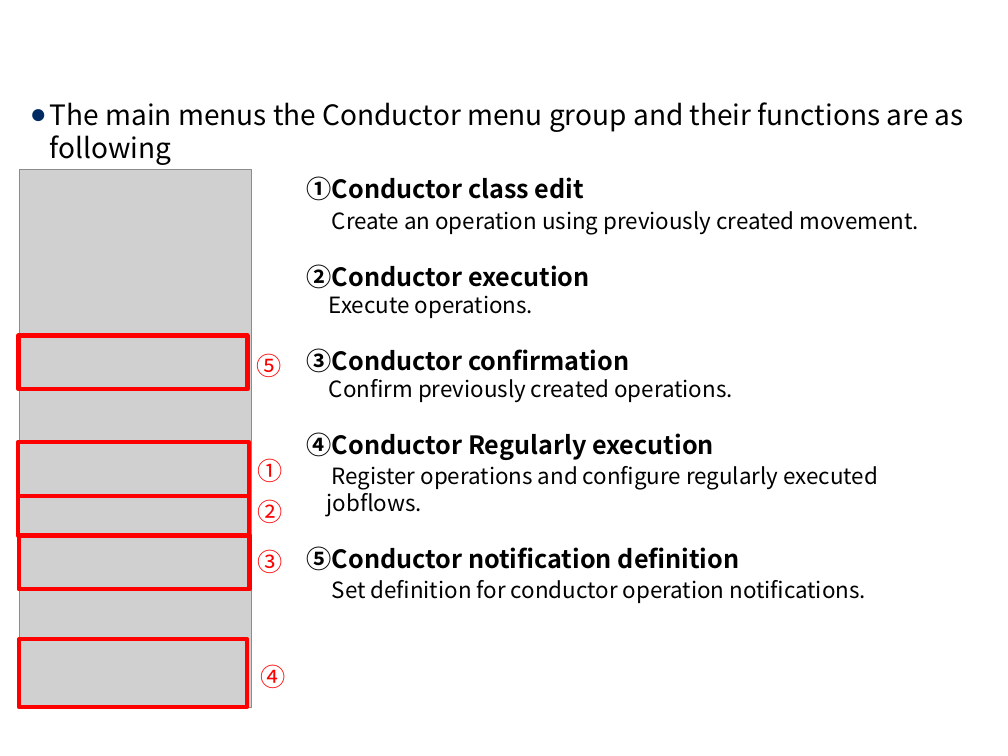
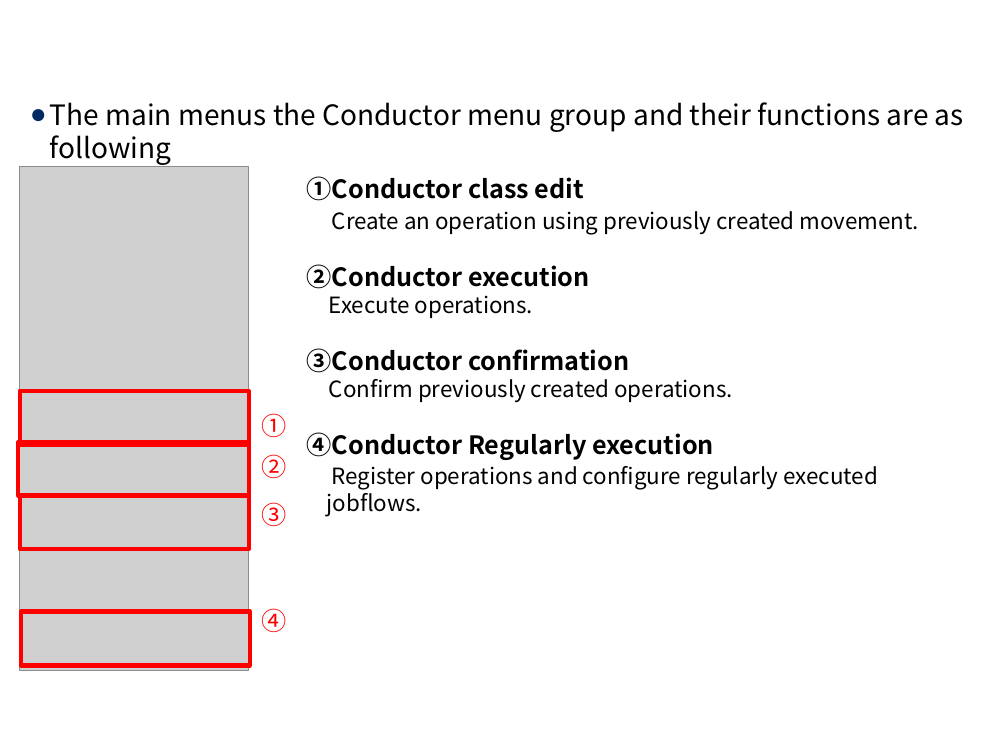
Before and after one commit to exastro-suite/it-automation-docs, a slide deck: slide 8 of asset/Learn/ITA-Conductor_en.pptx. Drawn at 1008x756 pixels with LibreOffice and Linux fonts; fonts in the diff are those of the drawing; grey boxes stand for pictures; background and template pictures are left out. Boxes give left, top, right and bottom in pixels: in the first picture for what was removed or moved away, otherwise in the second. Text is boxed around its words. In the diff, an @@ line names an element or a change of style, - is before the commit and + after.

```diff
--- a/asset/Learn/ITA-Conductor_en.pptx
+++ b/asset/Learn/ITA-Conductor_en.pptx
@@ picture: place and size @@
-picture at <box>19,169,252,707</box>
+picture at <box>20,167,249,670</box>
@@ rectangle removed at <box>18,336,247,390</box> @@
@@ text removed at <box>257,353,282,377</box> @@
-⑤
@@ rectangle: place and size @@
-rectangle at <box>18,496,249,535</box>
+rectangle at <box>20,391,249,446</box>
@@ rectangle: place and size @@
-rectangle at <box>19,535,250,590</box>
+rectangle at <box>20,495,249,549</box>
@@ 3 texts: place and size @@
-3 texts at <box>257,458,282,573</box>
+3 texts at <box>261,413,287,526</box>
@@ text at <box>307,546,865,603</box>: paragraphs removed @@
-⑤Conductor notification definition
-Set definition for conductor operation notifications.
@@ rectangle: place and size @@
-rectangle at <box>19,639,248,707</box>
+rectangle at <box>21,612,250,666</box>
@@ text "④": place and size @@
-text "④" at <box>261,664,286,688</box>
+text "④" at <box>262,608,287,632</box>
```
Also in this commit, not shown: 17 other slides changed, 12 other files.
